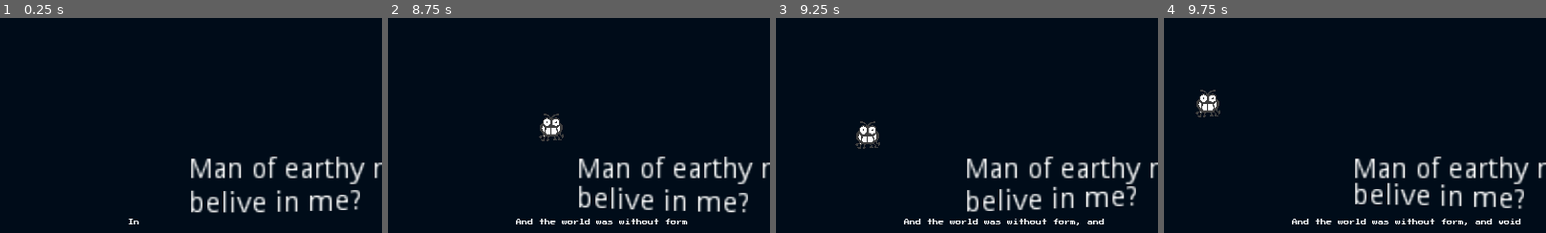
Above: before the commit, frames 1-4 (left to right).
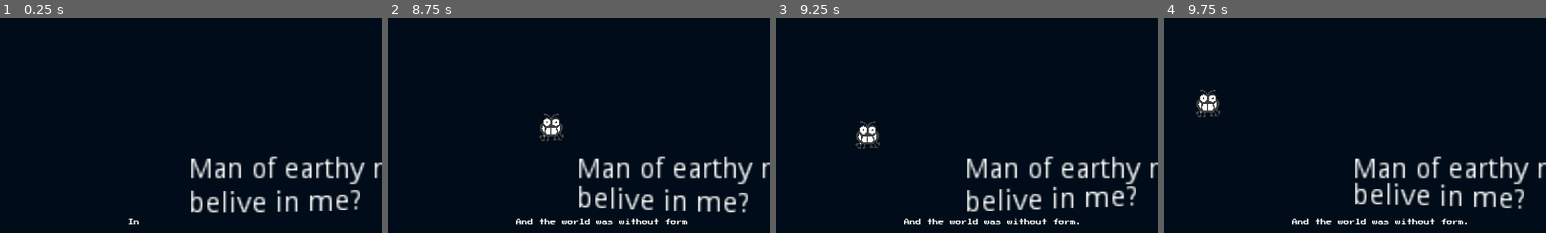
Above: after the commit, the same moments.

Repository: VictorieeMan/Bug-Off-2021
Game: Godot game, scene res://level_0.tscn
Same seed, same stepped clock (60 frames per second), same inputs: the game is played once before the commit and once after it. This scene is started directly instead of the project's main scene. Sound files missing from this copy of the repository are replaced by a short silence.
Inputs (mouse positions are % of the whole screen's width and height, from its top left):
- Up to frame 1 (0.25 s): no input
- Up to frame 2 (8.75 s): move the mouse to (72, 45) at 0.52 s; hold Right (ui_right) 0.53-1.28 s; move the mouse to (30, 55) at 1.27 s; hold Down (ui_down) 1.28-2.03 s; move the mouse to (60, 28) at 2.02 s; hold Right (ui_right) 2.03-2.78 s; move the mouse to (45, 70) at 2.77 s; hold Up (ui_up) 2.78-3.53 s; move the mouse to (80, 65) at 3.52 s; hold Left (ui_left) 3.53-5.03 s; move the mouse to (20, 35) at 4.27 s; move the mouse to (55, 50) at 5.02 s; hold Down (ui_down) 5.03-5.78 s; move the mouse to (35, 25) at 5.77 s; hold Right (ui_right) 5.78-6.53 s; move the mouse to (72, 45) at 6.52 s; hold Up (ui_up) 6.53-7.28 s; move the mouse to (30, 55) at 7.27 s; hold Right (ui_right) 7.28-8.03 s; move the mouse to (60, 28) at 8.02 s; hold Down (ui_down) from 8.03 s (still down)
- Up to frame 3 (9.25 s): move the mouse to (45, 70) at 8.77 s; release Down (ui_down) at 8.78 s; hold Left (ui_left) from 8.78 s (still down)
- Up to frame 4 (9.75 s): move the mouse to (80, 65) at 9.52 s; release Left (ui_left) at 9.53 s; hold Up (ui_up) from 9.53 s (still down)
The pictures show only the part of the screen within x 10-60%, y 0-50%; the shares and areas given below are measured in that part.

Frames 1-2 are identical in both runs. In frame 3, less than 0.1% of the frame differs, in the area x 78-86%, y 93-97%; in frame 4, 0.2%, in the area x 78-94%, y 93-97%.

Commit message:
Updated to remove printed text when done
I'm not satisfied though. For some reason queue_free() executes to early, and I delayed it with a timer to fix it. But there ought to be a way to wait until the scene is actually finished printing...

Diff:
--- a/level_0.tscn
+++ b/level_0.tscn
@@ -11,7 +11,6 @@
 [node name="intro_length" type="Timer" parent="."]
 wait_time = 16.0
 one_shot = true
-autostart = true
 
 [node name="AudioStreamPlayer" type="AudioStreamPlayer" parent="."]
 stream = ExtResource( 3 )
--- a/typedMessage.gd
+++ b/typedMessage.gd
@@ -29,7 +29,8 @@
 
 func stop_dialogue():
 	#get_parent().remove_child(self)
-	#queue_free()
+	yield(get_tree().create_timer(read_time*2), "timeout") #Not an optimal solution, I wiuld like to find a way for queue_free() to dynamically not get executed until all the text is written.
+	queue_free()
 	pass
 
 func _on_next_char_timeout():
--- a/voidText.gd
+++ b/voidText.gd
@@ -10,7 +10,8 @@
 	var d = dialogue.instance()
 	d.messages = [
 		"In the beginning there were nothing.",
-		"And the world was without form, and void; and darkness was upon the face of the deep."
+		"And the world was without form."#,
+		#"And darkness was upon the face of the deep."
 	]
 	add_child(d)
 
